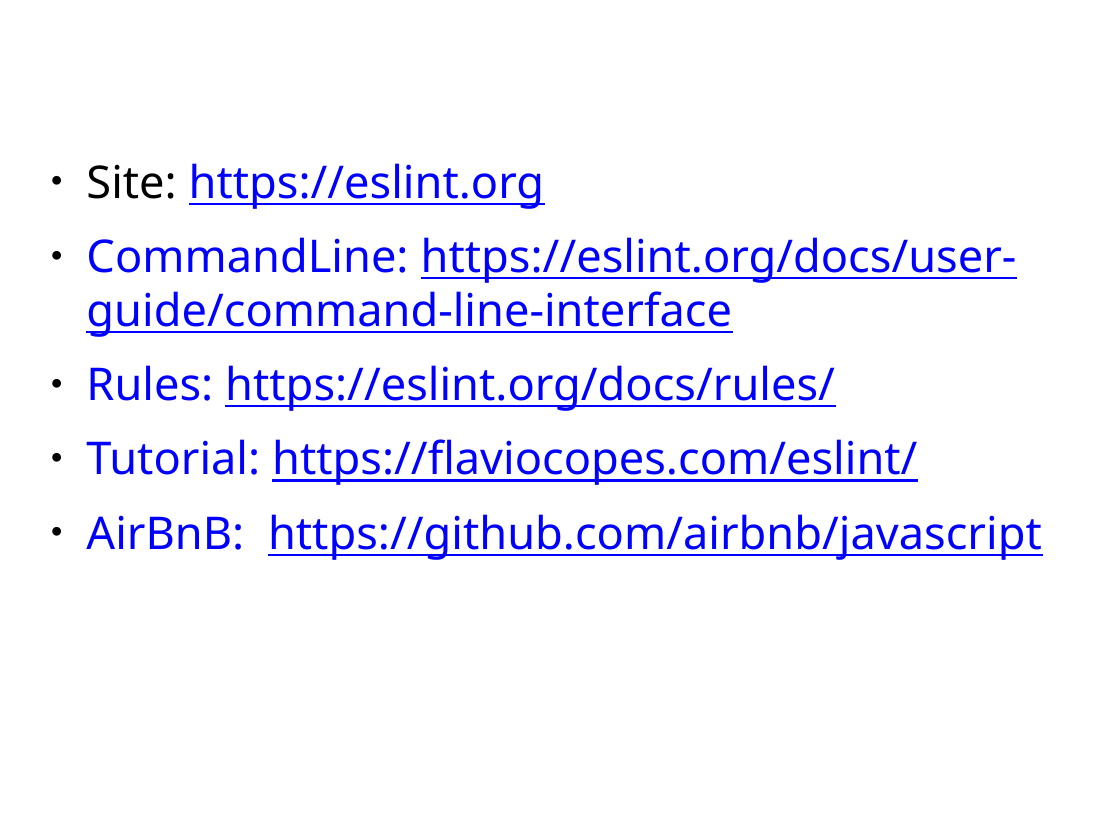
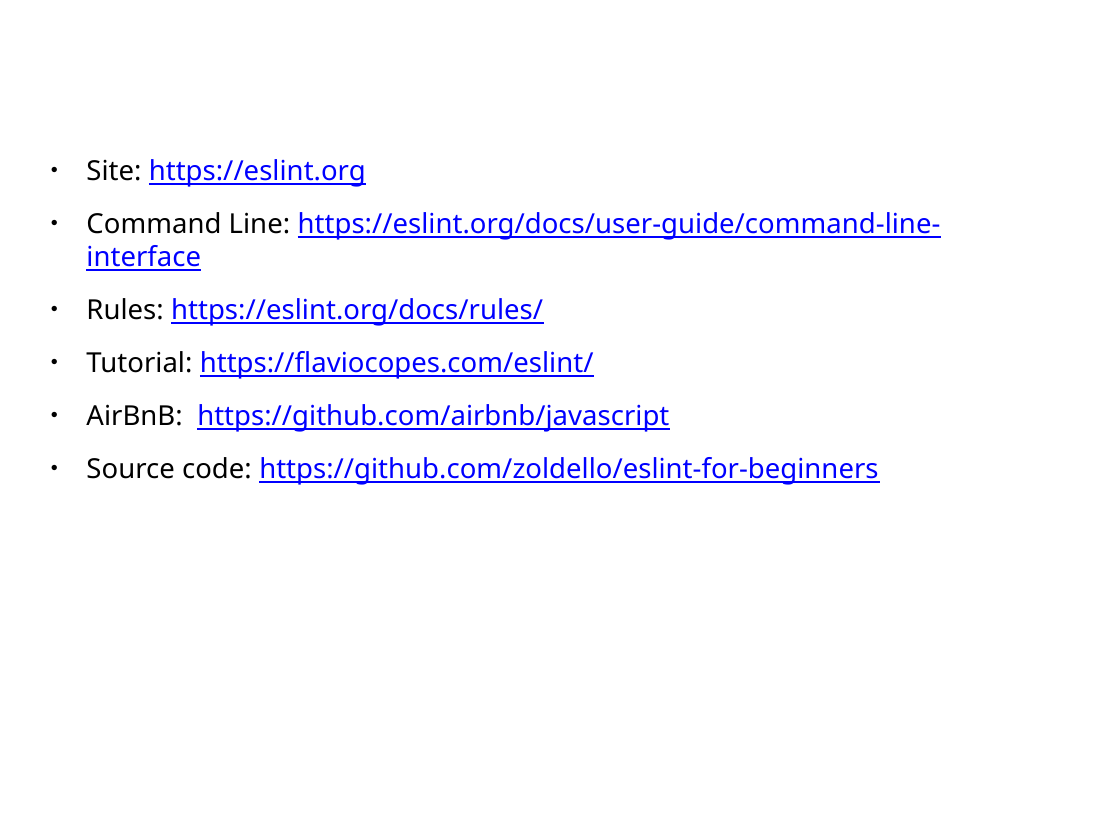
Before and after one commit to zoldello/eslint-for-beginners, a slide deck: slide 8 of eslint-talk.pptx. Drawn at 1120x840 pixels with LibreOffice and Linux fonts; fonts in the diff are those of the drawing; background and template pictures are left out. Boxes give left, top, right and bottom in pixels: in the first picture for what was removed or moved away, otherwise in the second. Text is boxed around its words. In the diff, an @@ line names an element or a change of style, - is before the commit and + after.

Commit message:
updated ppt

```diff
--- a/eslint-talk.pptx
+++ b/eslint-talk.pptx
@@ text at (86,159,669,432): size 32 to 19.5 pt in "Site: https://eslint.org", "Rules: https://eslint.org/docs/rules/", "Tutorial: https://flaviocopes.com/eslint/", "AirBnB: https://github.com/airbnb/javascript"; text colour #0000FF to #000000 in "Rules:", "Tutorial:", "AirBnB:" @@
@@ text at (86,212,941,271): text changed; size 32 to 19.5 pt @@
-● CommandLine: https://eslint.org/docs/user-guide/command-line-interface
+● Command Line: https://eslint.org/docs/user-guide/command-line-interface
@@ text at (86,457,878,485): paragraph added @@
+● Source code: https://github.com/zoldello/eslint-for-beginners
```
Also in this commit, not shown: 6 other slides changed.
